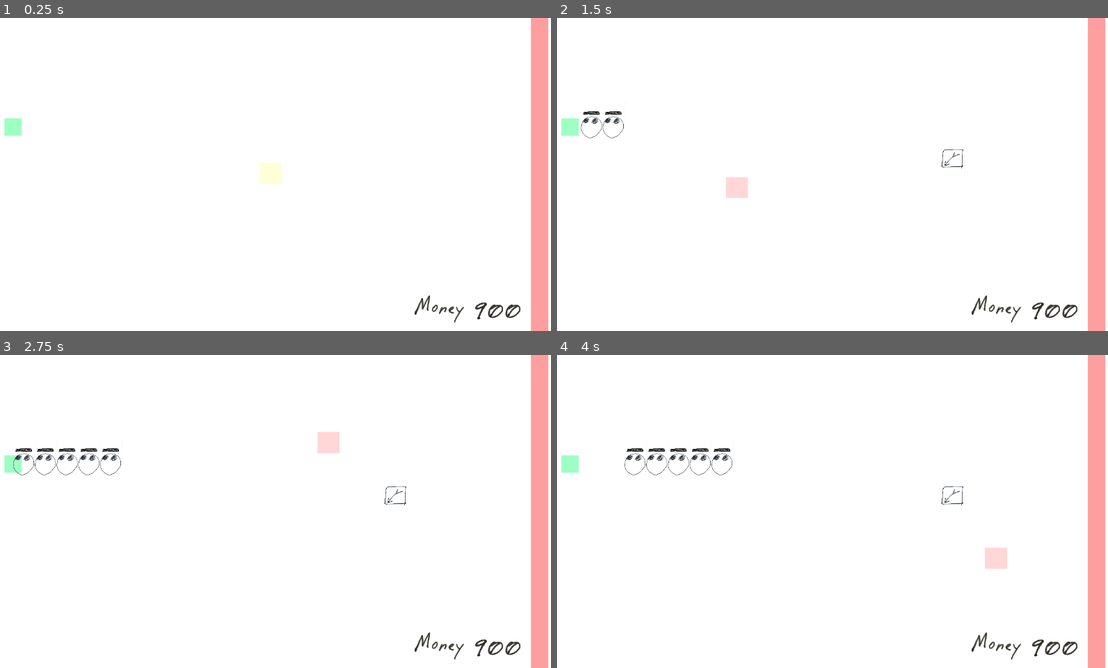
Above: before the commit, frames 1-4 (two rows, left to right).
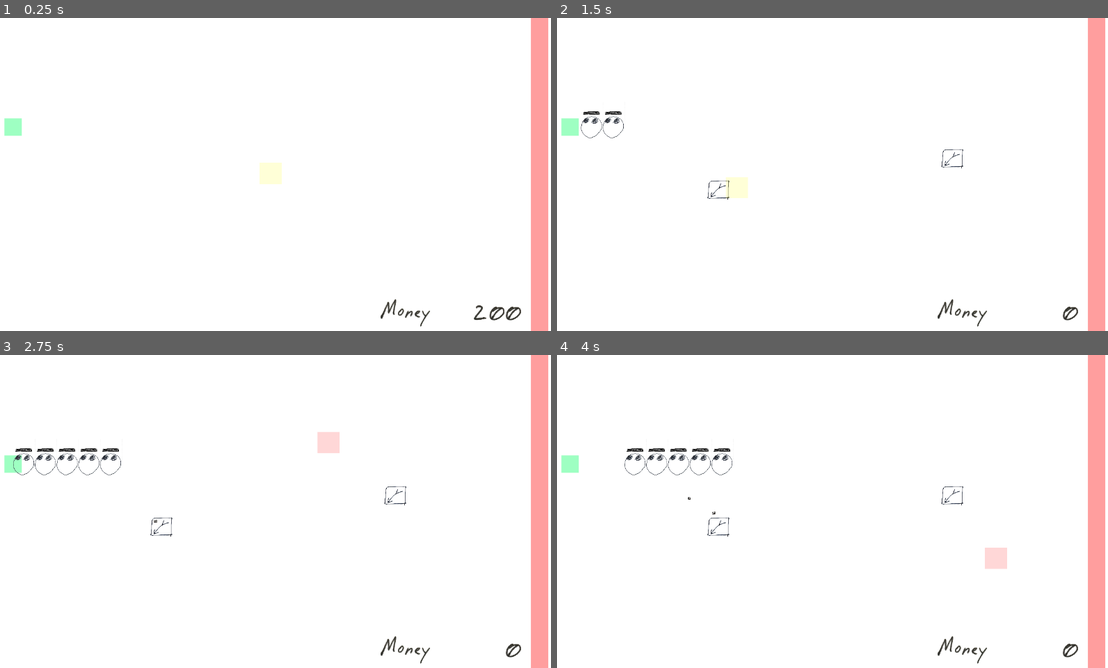
Above: after the commit, the same moments.

Repository: OzuYatamutsu/notebook-tower-defense
Game: Godot game, scene res://levels/test_level.tscn
Same seed, same stepped clock (60 frames per second), same inputs: the game is played once before the commit and once after it.
Inputs (mouse positions are in pixels of both pictures, inside the frame that each line leads up to):
- Up to frame 1 (0.25 s): no input
- Up to frame 2 (1.5 s): tap Enter at 0.5 s; move the mouse to (953, 158) at 0.52 s; click (953, 158) at 0.67 s; move the mouse to (716, 190) at 1.27 s; click (716, 190) at 1.42 s
- Up to frame 3 (2.75 s): move the mouse to (330, 442) at 2.02 s; click (330, 442) at 2.17 s
- Up to frame 4 (4 s): move the mouse to (799, 574) at 2.77 s; click (799, 574) at 2.92 s; move the mouse to (997, 558) at 3.52 s; click (997, 558) at 3.67 s

The runs differ from the first frame. In frame 1, 0.5% of the frame differs, in the area x 69-95%, y 88-99%; in frame 2, 0.8%, in the area x 27-95%, y 50-99%; in frame 3, 0.6%; in frame 4, 0.6%.

Commit message:
Hook up moneymeter; fix digit rendering logic

Diff:
--- a/components/MoneyMeter.tscn
+++ b/components/MoneyMeter.tscn
@@ -55,7 +55,7 @@
 "speed": 0.0
 }]
 
-[node name="MoneyMeter" type="Control"]
+[node name="MoneyMeter" type="Control" groups=["money_meter"]]
 layout_mode = 3
 anchors_preset = 15
 anchor_right = 1.0
--- a/components/game_state.gd
+++ b/components/game_state.gd
@@ -5,12 +5,14 @@
 const MOBS_GROUP = "mobs"
 const TOWERS_GROUP = "towers"
 const PROJECTILES_GROUP = "projectiles"
+const MONEY_METER_GROUP = "money_meter"
 
 @export var PLAYER_LIVES_START: int
 @export var PLAYER_LIVES_REMAINING: int
 @export var PLAYER_MONEY_REMAINING: int
 
 var CURRENT_LEVEL: Level
+var MONEY_METER: MoneyMeter
 
 func _on_level_load() -> void:
     # Call this as a last step after the level is loaded
@@ -19,11 +21,20 @@
     var hitbox: LevelHitbox = get_tree().get_first_node_in_group(LEVEL_HITBOX_GROUP)
     hitbox.mob_slipped_through.connect(_on_mob_slipped_through)
 
+    MONEY_METER = get_tree().get_first_node_in_group(MONEY_METER_GROUP)
+    MONEY_METER.set_value(PLAYER_MONEY_REMAINING)
+
     assert(PLAYER_LIVES_REMAINING > 0, "Lives left on level start should be > 0!")
     assert(get_tree().get_first_node_in_group(GameState.MOBS_GROUP), "Missing a mobs node!")
     assert(get_tree().get_first_node_in_group(GameState.TOWERS_GROUP), "Missing a towers node!")
     assert(get_tree().get_first_node_in_group(GameState.PROJECTILES_GROUP), "Missing a projectiles node!")
     assert(CURRENT_LEVEL != null)
+
+func deduct_money(value: int):
+    PLAYER_MONEY_REMAINING -= value
+    if PLAYER_MONEY_REMAINING <= 0:
+        PLAYER_MONEY_REMAINING = 0
+    MONEY_METER.set_value(PLAYER_MONEY_REMAINING)
 
 func _on_mob_killed() -> void:
     print(str(get_tree().get_node_count_in_group(GameState.MOBS_GROUP)) + " mobs left in current wave!")
--- a/components/money_meter.gd
+++ b/components/money_meter.gd
@@ -17,17 +17,19 @@
     digit5.frame = CLEAR_DIGIT
 
     if value <= 0:
-        value = 0  # prevent negative values
+        value = 0
 
     var str_value = str(value)
     var length = str_value.length()
 
-    # Place digits from left to right
+    # Alignment
+    var start_index = 5 - length
+
     for i in range(length):
         var digit = int(str_value[i])
-        match i:
-            0: digit5.frame = digit
-            1: digit4.frame = digit
+        match start_index + i:
+            0: digit1.frame = digit
+            1: digit2.frame = digit
             2: digit3.frame = digit
-            3: digit2.frame = digit
-            4: digit1.frame = digit
+            3: digit4.frame = digit
+            4: digit5.frame = digit
--- a/components/tower_placement_shadow.gd
+++ b/components/tower_placement_shadow.gd
@@ -54,7 +54,7 @@
     )
 
     new_tower.global_position = get_global_mouse_position()
-    GameState.PLAYER_MONEY_REMAINING -= TOWER_TO_PLACE.VALUE
+    GameState.deduct_money(TOWER_TO_PLACE.VALUE)
 
 func set_is_ok() -> void:
     if current_state == ShadowState.OK:
--- a/levels/level.gd
+++ b/levels/level.gd
@@ -24,7 +24,7 @@
     add_child(CURRENT_WAVE_TIMER)
 
     GameState.PLAYER_LIVES_START = 5  # TODO
-    GameState.PLAYER_MONEY_REMAINING = 100  # TODO
+    GameState.PLAYER_MONEY_REMAINING = 200  # TODO
 
     for wave_contents in WAVE_CONTENTS:
         WAVES.append(Wave.new(wave_contents))
--- a/levels/test_level.tscn
+++ b/levels/test_level.tscn
@@ -1,10 +1,8 @@
-[gd_scene load_steps=8 format=3 uid="uid://bmvftpnl3dmue"]
+[gd_scene load_steps=6 format=3 uid="uid://bmvftpnl3dmue"]
 
 [ext_resource type="Script" uid="uid://bmk50h27nnoqd" path="res://levels/test_level.gd" id="1_w7r7j"]
-[ext_resource type="Texture2D" uid="uid://byi56orrign7m" path="res://sprites/money_label.png" id="2_o6mel"]
+[ext_resource type="PackedScene" uid="uid://cfnlgefdgcrs3" path="res://components/MoneyMeter.tscn" id="2_o6mel"]
 [ext_resource type="PackedScene" uid="uid://deg46c6o3hqg4" path="res://components/level_hitbox.tscn" id="3_gmgay"]
-[ext_resource type="Texture2D" uid="uid://dkdaoi6wuh32r" path="res://sprites/num9.png" id="3_ur00s"]
-[ext_resource type="Texture2D" uid="uid://cpx32kpmrfcov" path="res://sprites/num0.png" id="4_wndkh"]
 [ext_resource type="PackedScene" uid="uid://5w0kriffqk6q" path="res://components/TowerPlacementShadow.tscn" id="5_e7anx"]
 [ext_resource type="PackedScene" uid="uid://osxbwsluain5" path="res://components/level_spawn.tscn" id="5_o6mel"]
 
@@ -13,46 +11,14 @@
 
 [node name="UI" type="CanvasLayer" parent="."]
 
-[node name="TextureRect" type="TextureRect" parent="UI"]
+[node name="MoneyMeter" parent="UI" instance=ExtResource("2_o6mel")]
 anchors_preset = 3
 anchor_left = 1.0
 anchor_top = 1.0
-anchor_right = 1.0
-anchor_bottom = 1.0
-offset_left = -332.0
-offset_top = -126.0
-offset_right = 168.0
-offset_bottom = 374.0
 grow_horizontal = 0
 grow_vertical = 0
 scale = Vector2(0.3, 0.3)
-size_flags_horizontal = 8
-size_flags_vertical = 8
-texture = ExtResource("2_o6mel")
-
-[node name="TextureRect2" type="TextureRect" parent="UI"]
-offset_left = 1042.0
-offset_top = 599.0
-offset_right = 1542.0
-offset_bottom = 1099.0
-scale = Vector2(0.3, 0.3)
-texture = ExtResource("3_ur00s")
-
-[node name="TextureRect3" type="TextureRect" parent="UI"]
-offset_left = 1076.0
-offset_top = 599.0
-offset_right = 1576.0
-offset_bottom = 1099.0
-scale = Vector2(0.3, 0.3)
-texture = ExtResource("4_wndkh")
-
-[node name="TextureRect4" type="TextureRect" parent="UI"]
-offset_left = 1116.0
-offset_top = 599.0
-offset_right = 1616.0
-offset_bottom = 1099.0
-scale = Vector2(0.3, 0.3)
-texture = ExtResource("4_wndkh")
+pivot_offset = Vector2(-585.3, -166.79)
 
 [node name="viewport" type="CanvasLayer" parent="."]
 
--- a/project.godot
+++ b/project.godot
@@ -24,6 +24,10 @@
 window/size/viewport_width=1280
 window/size/viewport_height=720
 
+[global_group]
+
+money_meter=""
+
 [layer_names]
 
 2d_physics/layer_1="towers"
